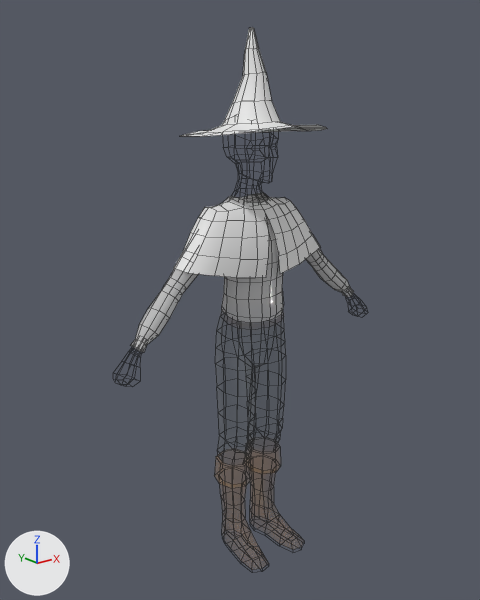
Renders of the FBX model Assets/Main/Wizard/Model/wizard.fbx from each side of a commit.
Camera for both pictures: a 50 mm lens placed at (-1.53, -1.813, 1.791), pointed at (-0.027, 0.066, 1.04). Arrows for +X, +Y and +Z are at lower left; the lights stay in place. Mesh edges are drawn as thin lines. Where no turn or scale is listed for an object, it has been applied to the vertices.

The scene before the commit, as lines of its bpy script (objects in view):
```python
mat_skin = bpy.data.materials.new('Skin')
mat_skin.use_nodes = True; mat_skin.node_tree.nodes.clear()
_N = mat_skin.node_tree.nodes; _L = mat_skin.node_tree.links
n0 = _N.new('ShaderNodeBsdfPrincipled'); n0.name = 'Principled BSDF'
n0.inputs[2].default_value = 0.0  # 'Roughness'
n0.inputs[28].default_value = 20.5  # 'Emission Strength'
n1 = _N.new('ShaderNodeOutputMaterial'); n1.name = 'Material Output'
n2 = _N.new('ShaderNodeTexImage'); n2.name = 'Image Texture'
n2.image = img_wizard_albedo_jpeg
n3 = _N.new('ShaderNodeTexImage'); n3.name = 'Image Texture.001'
n3.image = img_wizard_emmision_jpeg
n4 = _N.new('ShaderNodeTexImage'); n4.name = 'Image Texture.002'
n4.image = img_wizard_albedo_jpeg
_L.new(n2.outputs[0], n0.inputs[0])  # 'Color' to 'Base Color'
_L.new(n3.outputs[0], n0.inputs[27])  # 'Color' to 'Emission Color'
_L.new(n4.outputs[0], n0.inputs[4])  # 'Color' to 'Alpha'
_L.new(n0.outputs[0], n1.inputs[0])  # 'BSDF' to 'Surface'
mat_stars = principled_material('Stars')
mat_stars.base_color = (0.8, 0.8, 0.8)  # white #e7e7e7
me_cube_001 = bpy.data.meshes.new('Cube.001')
me_cube_001.from_pydata(...)  # 1000 vertices, 936 faces; spans x -0.61..0.61, y -0.25..0.3, z -0.99..1.01
# faces by material slot: [760, 176]
me_cube_001.materials.append(mat_skin)
me_cube_001.materials.append(mat_stars)  # white #e7e7e7
ob_body = bpy.data.objects.new('Body', me_cube_001)
ob_body.location = (0.0, 0.0, 0.987)
```
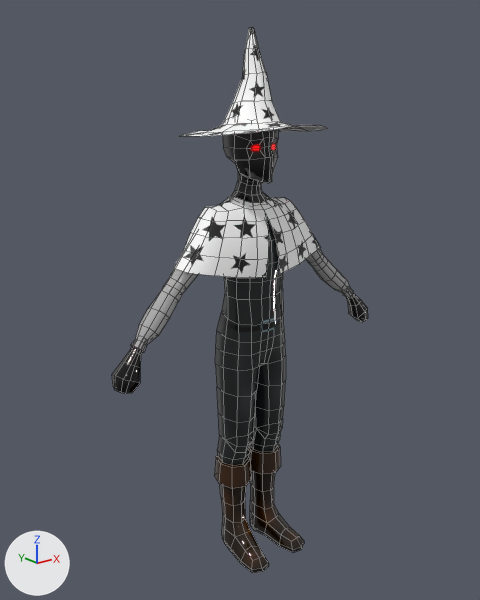
What differs and where, as boxes (x1, y1, x2, y2) in the pictures (480 x 600 px):
'Body', surface changed, reshaped: before (130, 27, 354, 352); after (112, 27, 368, 573)
part 1 of me_cube_001, cut back: before (222, 277, 284, 323); after (217, 278, 284, 343)
part 2 of me_cube_001, cut back: after (346, 293, 368, 322)
part 3 of me_cube_001, cut back (black): after (112, 345, 143, 394)
part 4 of me_cube_001, surface changed: before (130, 213, 353, 352); after (112, 129, 367, 573)

What changed in the scene script:
```text
Add img_stars_png:
    img_stars_png = load_image('stars.png', 'stars.png', 1024, 1024, 'sRGB')
Add img_body_metallic_png:
    img_body_metallic_png = load_image('body_metallic.png', 'body_metallic.png', 2048, 2048, 'Non-Color')
Add img_body_albedo_png:
    img_body_albedo_png = load_image('body_albedo.png', 'body_albedo.png', 2048, 2048, 'sRGB')
Add img_body_emmision_png:
    img_body_emmision_png = load_image('body_emmision.png', 'body_emmision.png', 2048, 2048, 'sRGB')
Change mat_skin:
    where n2 = _N.new('ShaderNodeTexImage'); n2.name = 'Image Texture'
    n2.image: img_wizard_albedo_jpeg -> img_body_albedo_png
    where n3 = _N.new('ShaderNodeTexImage'); n3.name = 'Image Texture.001'
    n3.image: img_wizard_emmision_jpeg -> img_body_metallic_png
    where n4 = _N.new('ShaderNodeTexImage'); n4.name = 'Image Texture.002'
    n4.image: img_wizard_albedo_jpeg -> img_body_emmision_png
    where n0 = _N.new('ShaderNodeBsdfPrincipled'); n0.name = 'Principled BSDF'
    remove _L.new(n3.outputs[0], n0.inputs[27])  # 'Color' to 'Emission Color'
    remove _L.new(n4.outputs[0], n0.inputs[4])  # 'Color' to 'Alpha'
    add _L.new(n2.outputs[1], n0.inputs[4])  # 'Alpha' to 'Alpha'
    add _L.new(n3.outputs[0], n0.inputs[1])  # 'Color' to 'Metallic'
    add _L.new(n4.outputs[0], n0.inputs[27])  # 'Color' to 'Emission Color'
Change mat_stars:
    remove mat_stars.base_color = (0.8, 0.8, 0.8)  # white #e7e7e7
    add mat_stars.texture = img_stars_png
Change me_cube_001:
    used by ob_body; location = (0.0, 0.0, 0.987)
    remove me_cube_001.from_pydata(...)  # 1000 vertices, 936 faces; spans x -0.61..0.61, y -0.25..0.3, z -0.99..1.01
    add me_cube_001.from_pydata(...)  # 954 vertices, 888 faces; spans x -0.61..0.61, y -0.25..0.3, z -0.99..1.01
    me_cube_001 part 1
    43 vertices are removed from x -0.12..0.12, y -0.08..0.11, z -0.02..0.09
    66 faces are deleted
    3 vertices in x -0.03..0.03, y 0.1, z 0.09 move by (0.0, -0.01, 0.0)
    3 vertices in x -0.03..0.03, y 0.11, z 0.0 move by (0.0, -0.01, 0.02)
    6 vertices move from x -0.1..0.1, y -0.06..0.09, z 0.0..0.09 to x -0.1..0.1, y -0.06..0.08, z 0.0..0.09
    11 vertices are added at x -0.12..0.12, y -0.07..0.1, z -0.01..0.09
    34 new faces join them, mat_skin
    me_cube_001 part 2
    12 vertices are removed from x 0.5..0.54, y -0.02..0.03, z -0.04..0.0
    23 faces are deleted
    6 vertices in x 0.56..0.61, y -0.04..0.02, z -0.12..-0.1 move by (0.0, 0.0, -0.02)
    3 vertices in x 0.53..0.54, y -0.04..0.03, z -0.1 move by (0.0, 0.0, -0.01)
    3 vertices move from x 0.56..0.58, y -0.04..0.02, z -0.11..-0.1 to x 0.57..0.59, y -0.04..0.02, z -0.13
    4 vertices are added at (0.53, 0.01, -0.01), (0.53, 0.02, -0.01), (0.51, 0.02, -0.03), (0.51, 0.0, -0.03)
    15 new faces join them, mat_skin
    me_cube_001 part 3
    12 vertices are removed from x -0.54..-0.5, y -0.02..0.03, z -0.04..0.0
    23 faces are deleted
    6 vertices in x -0.61..-0.56, y -0.04..0.02, z -0.12..-0.1 move by (0.0, 0.0, -0.02)
    3 vertices in x -0.54..-0.53, y -0.04..0.03, z -0.1 move by (0.0, 0.0, -0.01)
    3 vertices move from x -0.58..-0.56, y -0.04..0.02, z -0.11..-0.1 to x -0.59..-0.57, y -0.04..0.02, z -0.13
    4 vertices are added at (-0.53, 0.01, -0.01), (-0.53, 0.02, -0.01), (-0.51, 0.02, -0.03), (-0.51, 0.0, -0.03)
    15 new faces join them, mat_skin
    me_cube_001 part 4: 648 kept faces spanning x -0.61..0.61, y -0.17..0.13, z -0.99..0.76 get new texture (UV) coordinates
```
